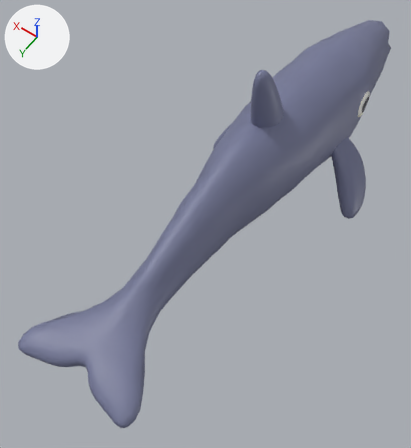
What one commit did to the Blender file Assets/Models/Whale/Ballena7.blend.
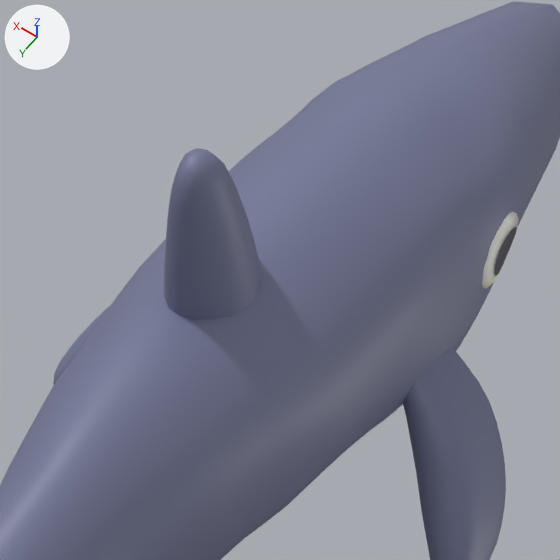
There are two pictures of each version: one whole from a camera (50 mm lens) standing at (-1.165, 2.384, 2.868) and looking at (0.071, 0.653, 0.148), one close up on the part from 48% to 93% of the width and 4% to 47% of the height. Arrows for +X, +Y and +Z are at upper left; the lights stay in place. The last two pictures show the newer version.
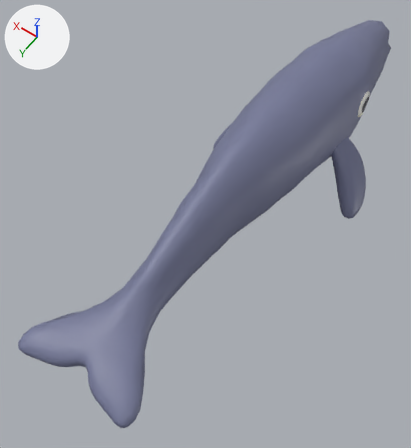
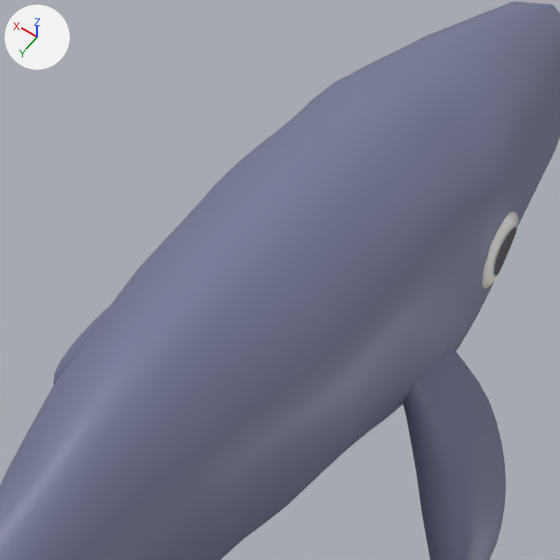
Commit message: modelo ballena

What differs and where, as boxes (x1, y1, x2, y2) in the close-ups (560 x 560 px):
```json
{"part": 1, "of": "me_orca_lod0", "change": "deleted", "before": [164, 148, 262, 320], "on screen": "blue"}
```

Edits to the scene script, one JSON object a line:
```json
{"block": "me_orca_lod0", "where": "# used by ob_mesh; location = (0.0, 0.0, 0.0); scale = (0.4, 0.4, 0.4)"}
{"op": "remove", "block": "me_orca_lod0", "code": "me_orca_lod0.from_pydata(...)  # 2771 vertices, 2706 faces; spans x -1.45..1.45, y -3.97..4.74, z -0.47..2.63"}
{"op": "add", "block": "me_orca_lod0", "code": "me_orca_lod0.from_pydata(...)  # 2650 vertices, 2594 faces; spans x -1.45..1.45, y -3.97..4.74, z -0.47..1.76"}
{"block": "me_orca_lod0", "change": "me_orca_lod0 part 1: the loose piece of 121 vertices spanning x -0.22..0.22, y 0.05..0.75, z 1.6..2.63 is deleted"}
```
